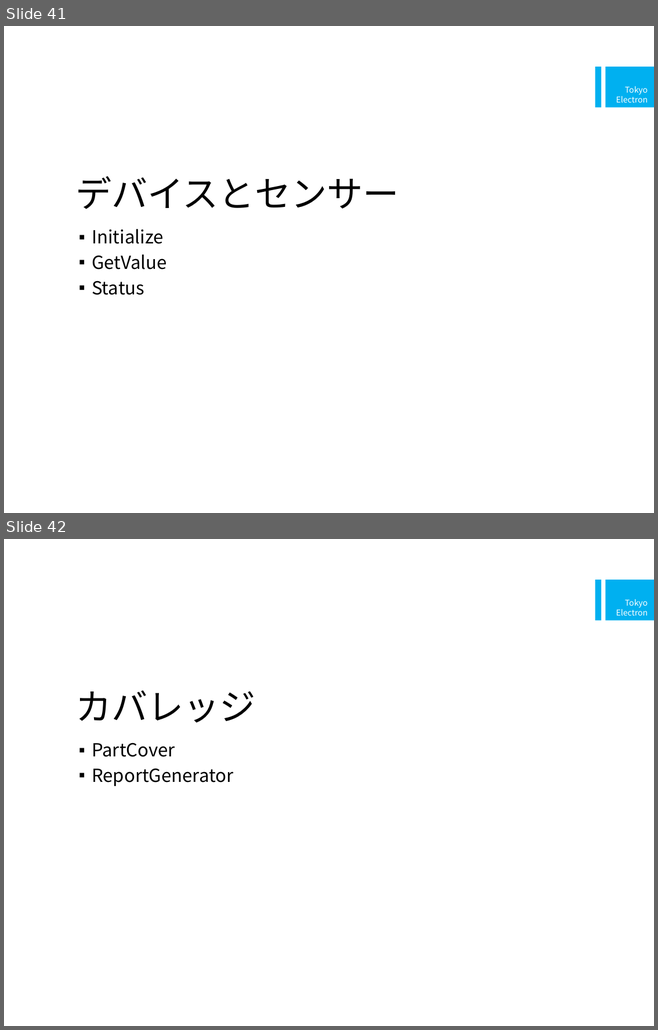
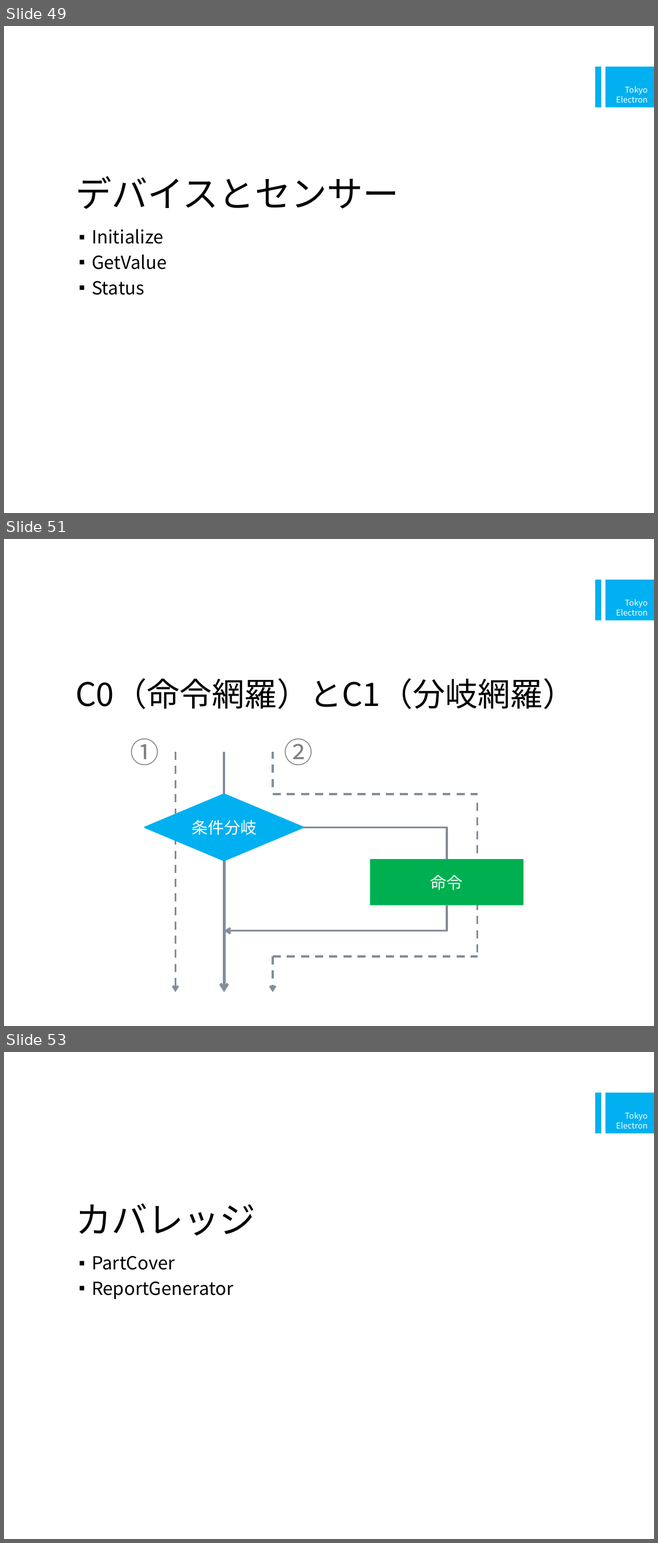
Before and after one commit to a-suzuki/CShrapLecture, a slide deck: doc/テストコードによるC#プログラミング演習.pptx. Shown one above the other, each under a label of ours: slides 41 and 42 before the commit, slides 49, 51 and 53 after it; the slides between them are not shown. The pictures are 658x1030 and 658x1543 pixels, drawn with LibreOffice and Linux fonts; fonts in the diff are those of the drawing. Boxes give left, top, right and bottom in pixels: in the first picture for what was removed or moved away, otherwise in the second. Text is boxed around its words. In the diff, an @@ line names an element or a change of style, - is before the commit and + after.

```diff
--- a/doc/テストコードによるC#プログラミング演習.pptx
+++ b/doc/テストコードによるC#プログラミング演習.pptx
@@ slide 51 added at <box>4,539,654,1026</box>, background #FFFFFF; not listed: 2 template elements that a slide beside it also shows @@
@@ title added at <box>75,678,575,709</box>, 36 pt, text #000000 @@
+C0（命令網羅）とC1（分岐網羅）
@@ text added at <box>130,739,159,765</box>, 32 pt, text #808080 @@
+①
@@ text added at <box>284,739,313,765</box>, 32 pt, text #808080 @@
+②
@@ arrow added from (176, 752) to (176, 993), #838D9B 2.25 pt dashed @@
@@ line added from (224, 794) to (224, 752), #838D9B 2.25 pt @@
@@ line added from (273, 787) to (273, 752), #838D9B 2.25 pt dashed @@
@@ diamond added at <box>145,794,303,860</box>, fill #00B0F0, outline #00B0F0 1.5 pt, 18 pt, text #FFFFFF @@
+条件分岐
@@ line added from (273, 794) to (477, 794), #838D9B 2.25 pt dashed @@
@@ line added from (477, 803) to (477, 956), #838D9B 2.25 pt dashed @@
@@ elbow line added from (303, 827) to (447, 859), #838D9B 2.25 pt @@
@@ arrow added from (224, 860) to (224, 993), #838D9B 3 pt @@
@@ rectangle added at <box>370,859,523,906</box>, fill #00B050, 18 pt, text #FFFFFF @@
+命令
@@ elbow arrow added from (447, 906) to (224, 931), #838D9B 2.25 pt @@
@@ arrow added from (273, 957) to (273, 993), #838D9B 2.25 pt dashed @@
@@ line added from (273, 957) to (477, 957), #838D9B 2.25 pt dashed @@
@@ what was slide 41 is now slide 49 @@
@@ what was slide 42 is now slide 53 @@
```
Also in this commit, not shown: 6 slides changed, 10 other slides added, 1 slide removed.
